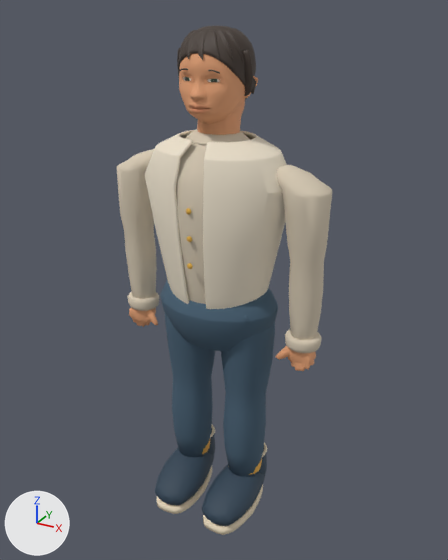
What one commit did to the glTF model models/atrium/residents/zhou-master.glb.
One viewpoint serves both versions: a camera (50 mm lens) standing at (0.915, -1.623, 1.676) and looking at (0.018, 0.008, 0.86). The lights are fixed; the arrows at lower left show +X, +Y and +Z. The picture after the commit comes second. Where no turn or scale is listed for an object, it has been applied to the vertices. Vertices at exactly the same position are counted once.

Names of what the first picture shows: 'Head', 'HeadPivot_Surface_hair', 'SkinnedArticulationCore', 'VisualRoot_Surface_fabric'.
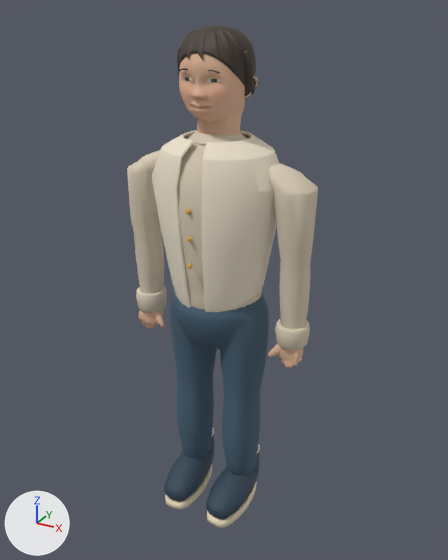
ob_visualroot is not drawn itself; it is the parent of ob_headpivot, ob_leftarmpivot, ob_leftlegpivot, ob_rightarmpivot, ob_rightlegpivot, ob_visualroot_surface_fabric.

What differs and where, as boxes (x1, y1, x2, y2) in the pictures (448 x 560 px; the box of a moved part takes in the faces that stretch with it):
'SkinnedArticulationCore', reshaped, rescaled (11% narrower): before (117, 130, 332, 535); after (127, 131, 318, 528)
'VisualRoot_Surface_fabric', reshaped, rescaled, moved (10% narrower, 18% shorter): before (145, 129, 287, 351); after (152, 130, 279, 312)
part 1 of me_skinnedarticulationcoremesh, moved or reshaped: before (155, 448, 215, 505); after (164, 452, 214, 502)
part 2 of me_skinnedarticulationcoremesh, moved or reshaped: before (159, 471, 210, 507); after (167, 467, 211, 503)
part 3 of me_skinnedarticulationcoremesh, moved or reshaped: before (157, 466, 212, 514); after (165, 465, 212, 509)
part 4 of me_skinnedarticulationcoremesh, moved or reshaped: before (202, 465, 266, 526); after (206, 467, 259, 519)
part 5 of me_skinnedarticulationcoremesh, moved or reshaped: before (206, 492, 260, 527); after (208, 485, 255, 521)
part 6 of me_skinnedarticulationcoremesh, moved or reshaped: before (203, 485, 263, 535); after (207, 482, 257, 528)
part 7 of me_skinnedarticulationcoremesh, moved or reshaped: before (128, 291, 322, 477); after (136, 286, 310, 475)
part 8 of me_skinnedarticulationcoremesh, surface changed: before (117, 130, 332, 475); after (127, 131, 318, 474)
part 9 of me_skinnedarticulationcoremesh, recoloured: before (140, 311, 310, 475); after (148, 313, 257, 474)
part 10 of me_player_head_and_curved_eyelids, moved or reshaped: before (179, 62, 242, 134); after (179, 62, 242, 135)
part 11 of me_player_head_and_curved_eyelids, recoloured: (179, 53, 258, 135) in both
part 12 of me_cube, moved or reshaped: before (186, 136, 232, 145); after (189, 136, 229, 145)
part 13 of me_cube, moved or reshaped: before (145, 129, 287, 309); after (152, 130, 279, 312)
part 14 of me_cube, added: after (175, 290, 262, 310)
part 15 of me_cube, deleted (blue): before (160, 280, 278, 351)
part 16 of me_cube, deleted: before (162, 295, 249, 324)

Edits to the bpy script that builds the scene:
```text
Change me_skinnedarticulationcoremesh:
    remove me_skinnedarticulationcoremesh.from_pydata(...)  # 6096 vertices, 12084 faces; spans x -0.365..0.365, y -0.217..0.155, z 0.006..1.34
    add me_skinnedarticulationcoremesh.from_pydata(...)  # 6512 vertices, 12920 faces; spans x -0.367..0.367, y -0.191..0.155, z 0.006..1.34
    me_skinnedarticulationcoremesh part 1: the loose piece of 236 vertices spanning x -0.188..-0.02, y -0.217..0.079, z 0.019..0.156 is scaled about its middle by (0.88, 0.88, 1), then moved by (0.0, 0.008, 0.0)
    me_skinnedarticulationcoremesh part 2: the loose piece of 490 vertices spanning x -0.178..-0.031, y -0.207..0.079, z 0.034..0.038 is scaled about its middle by (0.88, 0.88, 1), then moved by (0.0, 0.008, 0.0)
    me_skinnedarticulationcoremesh part 3: the loose piece of 192 vertices spanning x -0.181..-0.027, y -0.216..0.087, z 0.006..0.035 is scaled about its middle by (0.88, 0.88, 1), then moved by (0.0, 0.008, 0.0)
    me_skinnedarticulationcoremesh part 4: the loose piece of 236 vertices spanning x 0.02..0.188, y -0.217..0.079, z 0.019..0.156 is scaled about its middle by (0.88, 0.88, 1), then moved by (0.0, 0.008, 0.0)
    me_skinnedarticulationcoremesh part 5: the loose piece of 490 vertices spanning x 0.031..0.178, y -0.207..0.079, z 0.034..0.038 is scaled about its middle by (0.88, 0.88, 1), then moved by (0.0, 0.008, 0.0)
    me_skinnedarticulationcoremesh part 6: the loose piece of 192 vertices spanning x 0.027..0.181, y -0.216..0.087, z 0.006..0.035 is scaled about its middle by (0.88, 0.88, 1), then moved by (0.0, 0.008, 0.0)
    me_skinnedarticulationcoremesh part 7: 22 vertices moved within x -0.349..0.337, y -0.037..0.034, z 0.335..0.737; 2235 vertices removed from x -0.364..0.364, y -0.09..0.107, z 0.093..0.78; 2651 vertices added at x -0.367..0.367, y -0.141..0.145, z 0.093..0.852
    me_skinnedarticulationcoremesh part 8: 2264 kept faces spanning x -0.365..0.365, y -0.167..0.155, z 0.128..1.34 get new texture (UV) coordinates
    me_skinnedarticulationcoremesh part 9: 567 kept faces spanning x -0.345..0.346, y -0.062..0.058, z 0.128..0.74 get new vertex colours; the middle colour goes from orange #e4b149 to dark blue #465f72
    other edits to the shape of me_skinnedarticulationcoremesh do not show in these pictures
Change me_player_head_and_curved_eyelids:
    remove me_player_head_and_curved_eyelids.from_pydata(...)  # 1876 vertices, 3677 faces; spans x -0.121..0.121, y -0.128..0.107, z -0.171..0.151
    add me_player_head_and_curved_eyelids.from_pydata(...)  # 1877 vertices, 3681 faces; spans x -0.121..0.121, y -0.12..0.107, z -0.171..0.151
    me_player_head_and_curved_eyelids part 10: 209 vertices moved from x -0.075..0.092, y -0.11..-0.046, z -0.101..0.033 to x -0.078..0.093, y -0.107..-0.045, z -0.1..0.033; 559 vertices removed from x -0.088..0.103, y -0.128..0.004, z -0.104..0.082; 565 vertices added at x -0.089..0.103, y -0.12..-0.006, z -0.104..0.082
    me_player_head_and_curved_eyelids part 11: 2187 kept faces spanning x -0.121..0.121, y -0.112..0.107, z -0.171..0.151 get new vertex colours; the middle colour goes from beige #e7a477 to beige #e3b799
    other edits to the shape of me_player_head_and_curved_eyelids do not show in these pictures
Change me_cube:
    used by ob_visualroot_surface_fabric; parent = ob_visualroot; location = (0.0, -0.005, 0.79)
    remove me_cube.from_pydata(...)  # 2686 vertices, 5340 faces; spans x -0.241..0.241, y -0.171..0.177, z -0.135..0.539
    add me_cube.from_pydata(...)  # 2364 vertices, 4700 faces; spans x -0.241..0.241, y -0.176..0.172, z 0.791..1.329
    me_cube part 12: the loose piece of 70 vertices spanning x -0.077..0.077, y -0.086..-0.038, z 0.524..0.538 is moved by (0.0, -0.005, 0.79)
    me_cube part 13: the loose piece of 1730 vertices spanning x -0.241..0.241, y -0.163..0.177, z 0.001..0.539 is moved by (0.0, -0.005, 0.79)
    me_cube part 14: a new loose piece of 192 vertices spanning x -0.168..0.169, y -0.135..0.13, z 0.805..0.865, in mat_resident_fabric_surface
    me_cube part 15: the loose piece of 362 vertices spanning x -0.207..0.207, y -0.145..0.161, z -0.135..0.062 is deleted
    me_cube part 16: the loose piece of 152 vertices spanning x -0.163..0.163, y -0.098..0.098, z -0.023..0.023 is deleted
    other edits to the shape of me_cube do not show in these pictures
Change ob_visualroot:
    ob_visualroot.scale: (1.0, 1.0, 1.0) -> (0.88, 1.0, 1.0)
Change ob_skinnedarticulationcore:
    ob_skinnedarticulationcore.scale: (1.0, 1.0, 1.0) -> (0.88, 1.0, 1.0)
Change ob_visualroot_surface_fabric:
    ob_visualroot_surface_fabric.location: (0.0, -0.005, 0.79) -> (0.0, 0.0, 0.0)
```
